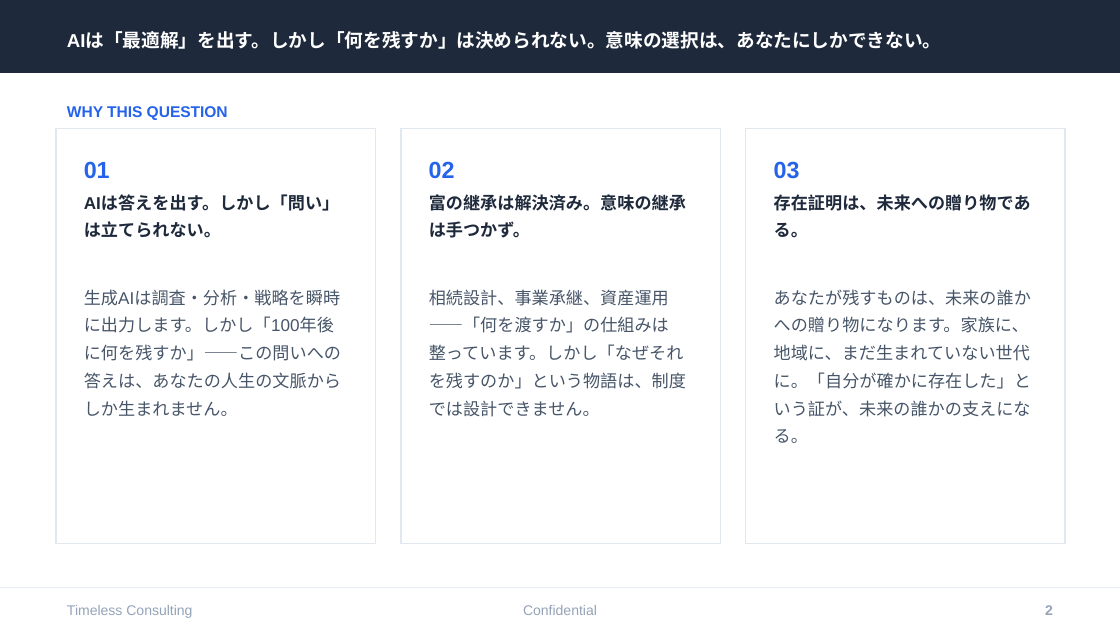
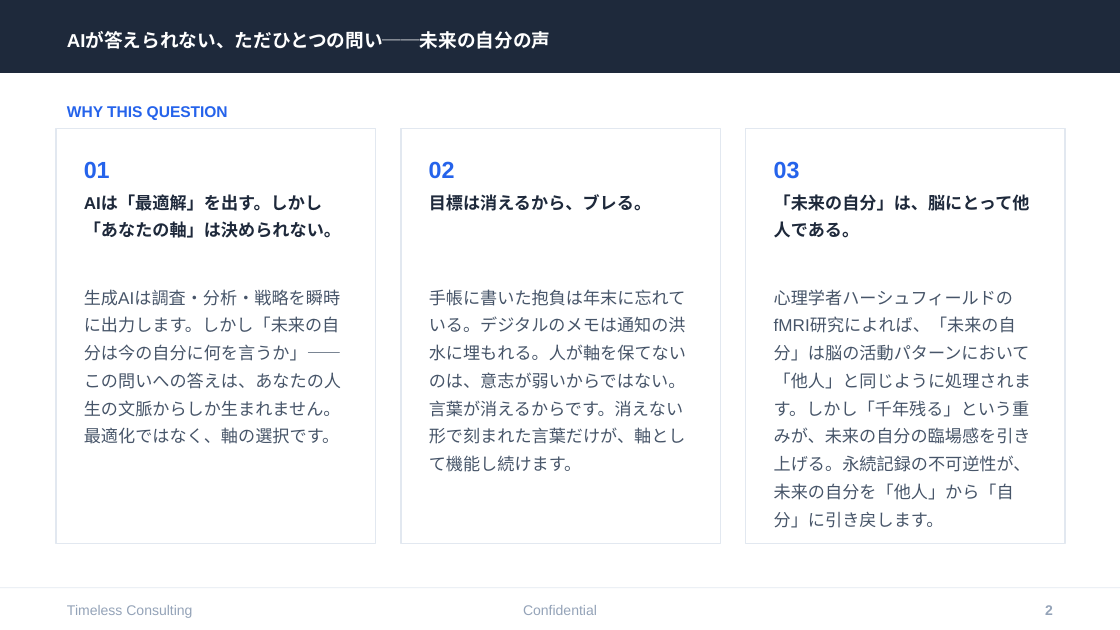
Before and after one commit to tokistorage/lp, a slide deck: slide 2 of tokistorage-client-deck.pptx. Drawn at 1120x630 pixels with LibreOffice and Linux fonts; fonts in the diff are those of the drawing. Boxes give left, top, right and bottom in pixels: in the first picture for what was removed or moved away, otherwise in the second. Text is boxed around its words. In the diff, an @@ line names an element or a change of style, - is before the commit and + after.

```diff
--- a/tokistorage-client-deck.pptx
+++ b/tokistorage-client-deck.pptx
@@ text at box(67, 33, 551, 49): text changed @@
-AIは「最適解」を出す。しかし「何を残すか」は決められない。意味の選択は、あなたにしかできない。
+AIが答えられない、ただひとつの問い──未来の自分の声
@@ text at box(84, 195, 341, 238): text changed @@
-AIは答えを出す。しかし「問い」は立てられない。
+AIは「最適解」を出す。しかし「あなたの軸」は決められない。
@@ text at box(429, 194, 651, 211): text changed @@
-富の継承は解決済み。意味の継承は手つかず。
+目標は消えるから、ブレる。
@@ text at box(774, 194, 1030, 238): text changed @@
-存在証明は、未来への贈り物である。
+「未来の自分」は、脳にとって他人である。
@@ text at box(84, 289, 341, 444): text changed @@
-生成AIは調査・分析・戦略を瞬時に出力します。しかし「100年後に何を残すか」——この問いへの答えは、あなたの人生の文脈からしか生まれません。
+生成AIは調査・分析・戦略を瞬時に出力します。しかし「未来の自分は今の自分に何を言うか」——この問いへの答えは、あなたの人生の文脈からしか生まれません。最適化ではなく、軸の選択です。
@@ text at box(429, 289, 686, 472): text changed @@
-相続設計、事業承継、資産運用——「何を渡すか」の仕組みは整っています。しかし「なぜそれを残すのか」という物語は、制度では設計できません。
+手帳に書いた抱負は年末に忘れている。デジタルのメモは通知の洪水に埋もれる。人が軸を保てないのは、意志が弱いからではない。言葉が消えるからです。消えない形で刻まれた言葉だけが、軸として機能し続けます。
@@ text at box(774, 289, 1031, 528): text changed @@
-あなたが残すものは、未来の誰かへの贈り物になります。家族に、地域に、まだ生まれていない世代に。「自分が確かに存在した」という証が、未来の誰かの支えになる。
+心理学者ハーシュフィールドのfMRI研究によれば、「未来の自分」は脳の活動パターンにおいて「他人」と同じように処理されます。しかし「千年残る」という重みが、未来の自分の臨場感を引き上げる。永続記録の不可逆性が、未来の自分を「他人」から「自分」に引き戻します。
```
Also in this commit, not shown: 7 other slides changed, 1 other file.
